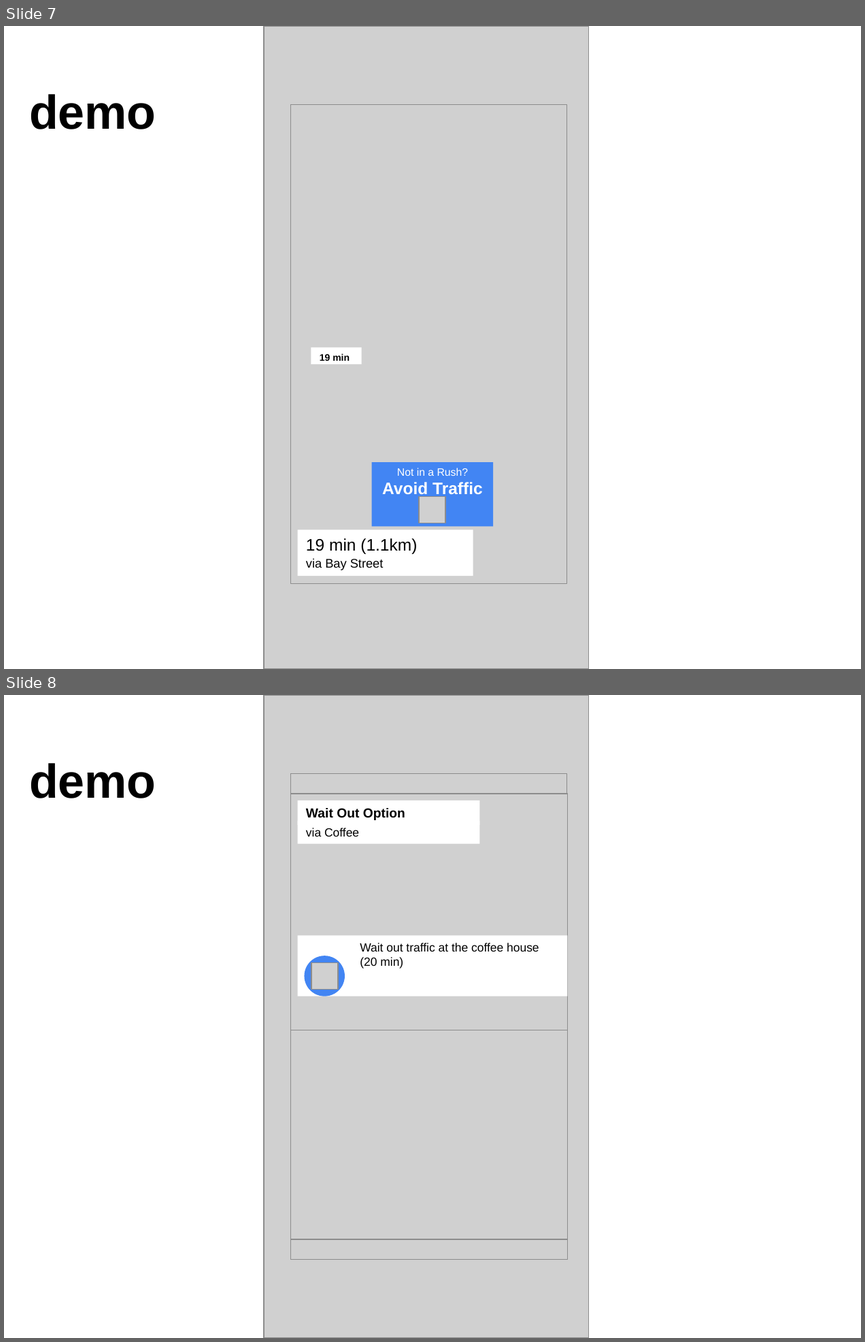
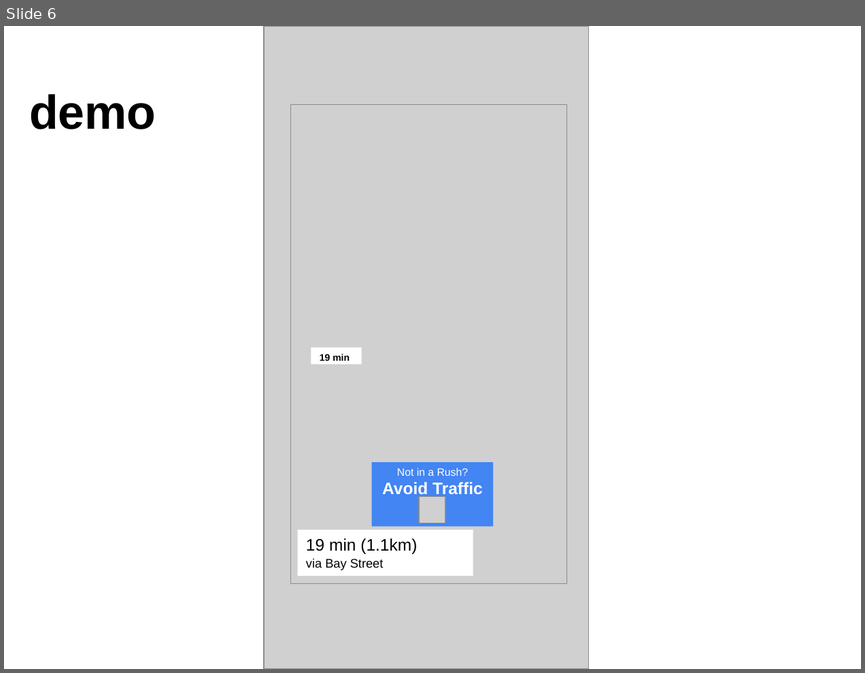
Before and after one commit to riehseun/RushHour, a slide deck: Presentation.pptx. Shown one above the other, each under a label of ours: slides 7 and 8 before the commit, slide 6 after it. The pictures are 865x1342 and 865x673 pixels, drawn with LibreOffice and Linux fonts; fonts in the diff are those of the drawing; grey boxes stand for pictures. Boxes give left, top, right and bottom in pixels: in the first picture for what was removed or moved away, otherwise in the second. Text is boxed around its words. In the diff, an @@ line names an element or a change of style, - is before the commit and + after.

```diff
--- a/Presentation.pptx
+++ b/Presentation.pptx
@@ slide 8 removed at bbox=[4, 695, 861, 1338], background #FFFFFF @@
@@ picture removed at bbox=[264, 695, 588, 1338] @@
@@ text removed at bbox=[29, 763, 156, 798] @@
-demo
@@ picture removed at bbox=[291, 774, 567, 794] @@
@@ picture removed at bbox=[291, 794, 568, 1259] @@
@@ rectangle removed at bbox=[298, 800, 481, 826] @@
-Wait Out Option
@@ rectangle removed at bbox=[298, 821, 481, 844] @@
-via Coffee
@@ rectangle removed at bbox=[298, 936, 568, 997] @@
@@ ellipse removed at bbox=[304, 955, 344, 996] @@
@@ text removed at bbox=[360, 943, 539, 968] @@
-Wait out traffic at the coffee house (20 min)
@@ picture removed at bbox=[311, 962, 338, 989] @@
@@ picture removed at bbox=[291, 1030, 568, 1239] @@
@@ what was slide 7 is now slide 6 @@
```
Also in this commit, not shown: 1 slide changed, 1 slide added, 2 other slides removed.
